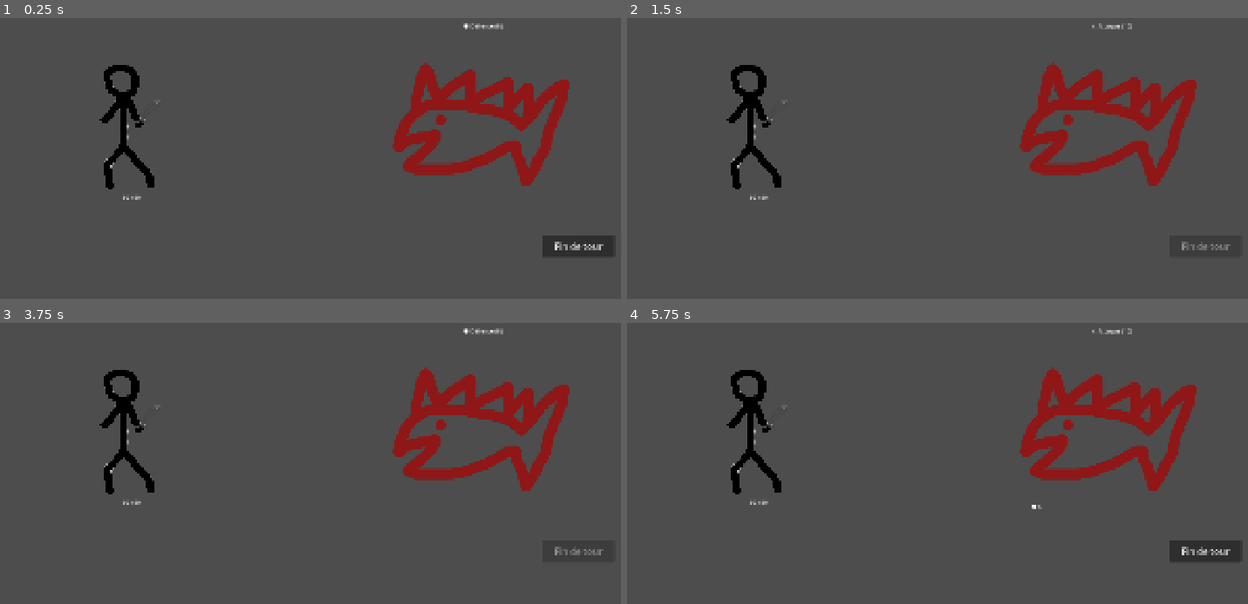
Above: before the commit, frames 1-4 (two rows, left to right).
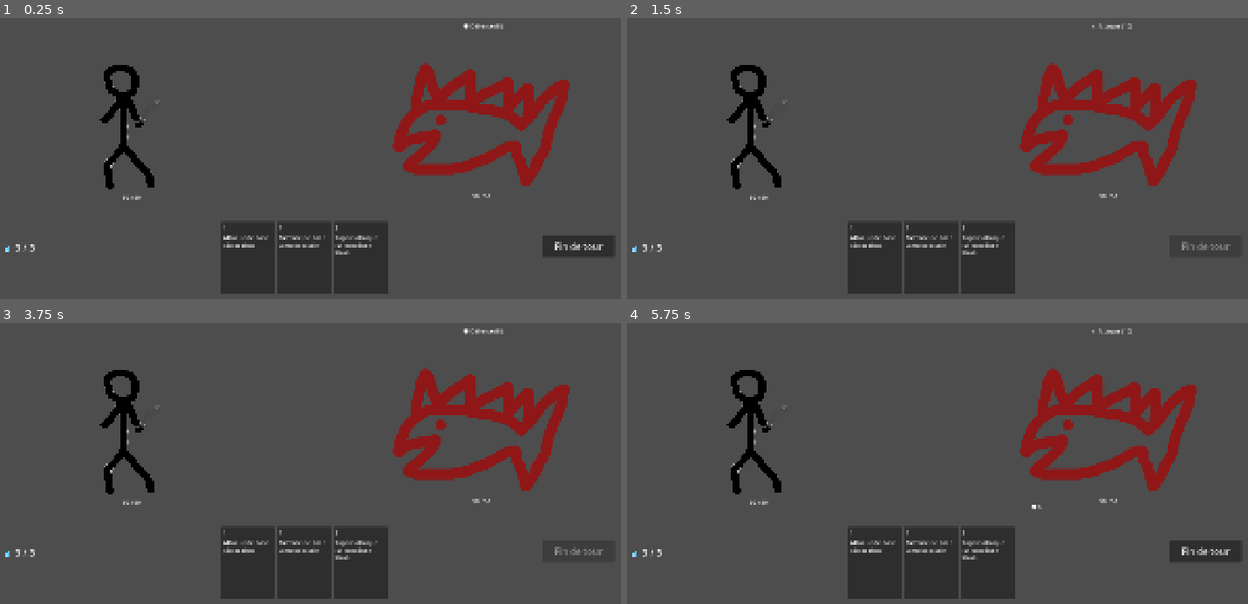
Above: after the commit, the same moments.

Repository: Elehos/jeu_de_bouboules
Game: Godot game, scene res://scenes/combat/combat.tscn
The game is run twice, just before and just after one commit, with the same random seed, the same clock (stepped at 60 frames per second) and the same inputs.
Inputs (mouse positions are in pixels of both pictures, inside the frame that each line leads up to):
- Up to frame 1 (0.25 s): no input
- Up to frame 2 (1.5 s): click "Fin de tour" at 0.5 s; click "Fin de tour" at 1.25 s
- Up to frame 3 (3.75 s): click "Fin de tour" at 2 s; move the mouse to (459, 404) at 2.77 s; click (459, 404) at 2.92 s; tap Enter at 3.5 s; move the mouse to (167, 443) at 3.52 s; click (167, 443) at 3.67 s
- Up to frame 4 (5.75 s): move the mouse to (999, 337) at 4.27 s; click (999, 337) at 4.42 s; tap Space at 5 s; move the mouse to (894, 502) at 5.02 s; click (894, 502) at 5.17 s

The runs differ from the first frame. In frame 1, 6.4% of the frame differs, in the area x 0-79%, y 62-99%; in frame 2, 6.4%; in frame 3, 6.4%; in frame 4, 6.4%.
Error before the commit: Cannot call method 'instantiate' on a null value. (res://script/cards/Hand.gd:12)

Commit message:
Correct bug, jouer carte, mana

Diff:
--- a/scenes/combat/combat.tscn
+++ b/scenes/combat/combat.tscn
@@ -6,12 +6,12 @@
 [ext_resource type="Texture2D" uid="uid://bhv2lbp7eivo3" path="res://assets/characters/hero.png" id="3_4voa6"]
 [ext_resource type="Texture2D" uid="uid://e1ecrkhdsv07" path="res://assets/monsters/poichon.png" id="4_jgg25"]
 [ext_resource type="Script" uid="uid://olrbvy74v182" path="res://script/cards/Hand.gd" id="5_4a6i5"]
-[ext_resource type="PackedScene" uid="uid://d0g5hjsgl0b2j" path="res://scenes/cards/Card.tscn" id="5_jgg25"]
+[ext_resource type="Script" uid="uid://bug7rsw3haj2c" path="res://script/combat/Enemy.gd" id="5_jgg25"]
 [ext_resource type="Resource" uid="uid://si2lgkydtdkd" path="res://script/cards/attackCard.tres" id="6_ijgaf"]
 [ext_resource type="Script" uid="uid://f3o7b7woxojq" path="res://script/cards/CardData.gd" id="7_3dmww"]
+[ext_resource type="PackedScene" uid="uid://d0g5hjsgl0b2j" path="res://scenes/cards/Card.tscn" id="8_gwckk"]
 [ext_resource type="Resource" uid="uid://bomdgafd46m8f" path="res://script/cards/defenseCard.tres" id="9_gwckk"]
 [ext_resource type="Resource" uid="uid://64tt2oeikj55" path="res://script/cards/superAttackCard.tres" id="10_mrrmw"]
-[ext_resource type="Script" uid="uid://bug7rsw3haj2c" path="res://script/combat/Enemy.gd" id="5_jgg25"]
 
 [node name="Combat" type="Node2D" unique_id=1943509951]
 script = ExtResource("1_4voa6")
@@ -84,7 +84,7 @@
 grow_horizontal = 2
 grow_vertical = 0
 script = ExtResource("5_4a6i5")
-card_scene = ExtResource("5_jgg25")
+card_scene = ExtResource("8_gwckk")
 starting_cards = Array[ExtResource("7_3dmww")]([ExtResource("6_ijgaf"), ExtResource("9_gwckk"), ExtResource("10_mrrmw")])
 
 [node name="EndTurnButton" type="Button" parent="UI" unique_id=273793230]
@@ -94,3 +94,10 @@
 offset_bottom = 922.0
 theme_override_font_sizes/font_size = 25
 text = "Fin de tour"
+
+[node name="ManaLabel" type="Label" parent="UI" unique_id=612282739]
+offset_left = 132.0
+offset_top = 877.0
+offset_right = 172.0
+offset_bottom = 900.0
+theme_override_font_sizes/font_size = 26
--- a/script/cards/Card.gd
+++ b/script/cards/Card.gd
@@ -3,15 +3,29 @@
 
 @export var card_data: CardData
 
+@onready var panel: Panel = $Panel
 @onready var name_label: Label = $Panel/VBoxContainer/CardName
 @onready var cost_label: Label = $Panel/VBoxContainer/CardCost
 @onready var description_label: Label = $Panel/VBoxContainer/CardDescription
 
 func _ready() -> void:
 	update_display()
+	panel.gui_input.connect(_on_panel_gui_input)
 
 func update_display() -> void:
 	if card_data:
 		name_label.text = card_data.card_name
 		cost_label.text = str(card_data.cost)
 		description_label.text = card_data.description
+
+func play() -> void:
+	if not CombatEvents.try_spend_mana(card_data.cost):
+		# Pas assez de mana : la carte ne se joue pas, rien ne se passe
+		return
+	print("Carte jouée : ", card_data.card_name)
+	CombatEvents.card_played.emit(card_data)
+	queue_free()
+
+func _on_panel_gui_input(event: InputEvent) -> void:
+	if event is InputEventMouseButton and event.pressed and event.button_index == MOUSE_BUTTON_LEFT:
+		play()
--- a/script/combat/CombatEvents.gd
+++ b/script/combat/CombatEvents.gd
@@ -2,3 +2,22 @@
 
 # Signal émis par n'importe quel script de carte quand une carte est jouée
 signal card_played(card_data: CardData)
+
+# Signal émis à chaque fois que le mana change (pour l'affichage)
+signal mana_changed(current: int, max: int)
+
+@export var max_mana: int = 3
+var current_mana: int = max_mana
+
+# Recharge le mana au max (appelé au début du tour du joueur)
+func refill_mana() -> void:
+	current_mana = max_mana
+	mana_changed.emit(current_mana, max_mana)
+
+# Tente de dépenser du mana. Retourne true si réussi, false si pas assez de mana
+func try_spend_mana(amount: int) -> bool:
+	if current_mana < amount:
+		return false
+	current_mana -= amount
+	mana_changed.emit(current_mana, max_mana)
+	return true
--- a/script/combat/CombatManager.gd
+++ b/script/combat/CombatManager.gd
@@ -11,6 +11,7 @@
 @onready var player: Character = $Player
 @onready var enemy: Enemy = $Enemy
 @onready var end_turn_button: Button = $UI/EndTurnButton
+@onready var mana_label: Label = $UI/ManaLabel
 
 # Signaux émis pour prévenir d'autres scripts (UI, animations...) qu'un tour démarre/finit
 signal turn_started(state: TurnState)
@@ -21,20 +22,19 @@
 	end_turn_button.pressed.connect(_on_end_turn_pressed)
 	turn_started.connect(_on_turn_started)
 	CombatEvents.card_played.connect(_on_card_played)
+	CombatEvents.mana_changed.connect(_on_mana_changed)
 	start_turn(TurnState.PLAYER_TURN)
 
 
 func start_turn(state: TurnState) -> void:
-	# Met à jour l'état courant et prévient les autres scripts
 	current_state = state
 	turn_started.emit(state)
 
-	# Déclenche l'action propre à ce tour
 	match state:
 		TurnState.PLAYER_TURN:
 			player.reset_block()
+			CombatEvents.refill_mana()
 		TurnState.ENEMY_TURN:
-			# L'ennemi joue automatiquement son tour
 			enemy.reset_block()
 			enemy_play_turn()
 
@@ -67,6 +67,7 @@
 	# Désactive le bouton "Fin de tour" sauf pendant le tour du joueur
 	end_turn_button.disabled = (state != TurnState.PLAYER_TURN)
 
+
 func _on_card_played(card_data: CardData) -> void:
 	if current_state != TurnState.PLAYER_TURN:
 		return
@@ -76,3 +77,7 @@
 
 	if card_data.block > 0:
 		player.gain_block(card_data.block)
+
+
+func _on_mana_changed(current: int, max: int) -> void:
+	mana_label.text = "💧 " + str(current) + " / " + str(max)
--- a/script/combat/Enemy.gd
+++ b/script/combat/Enemy.gd
@@ -26,6 +26,7 @@
 
 
 func _ready() -> void:
+	super._ready()
 	intention_changed.connect(_on_intention_changed)
 	choose_intention()
 
